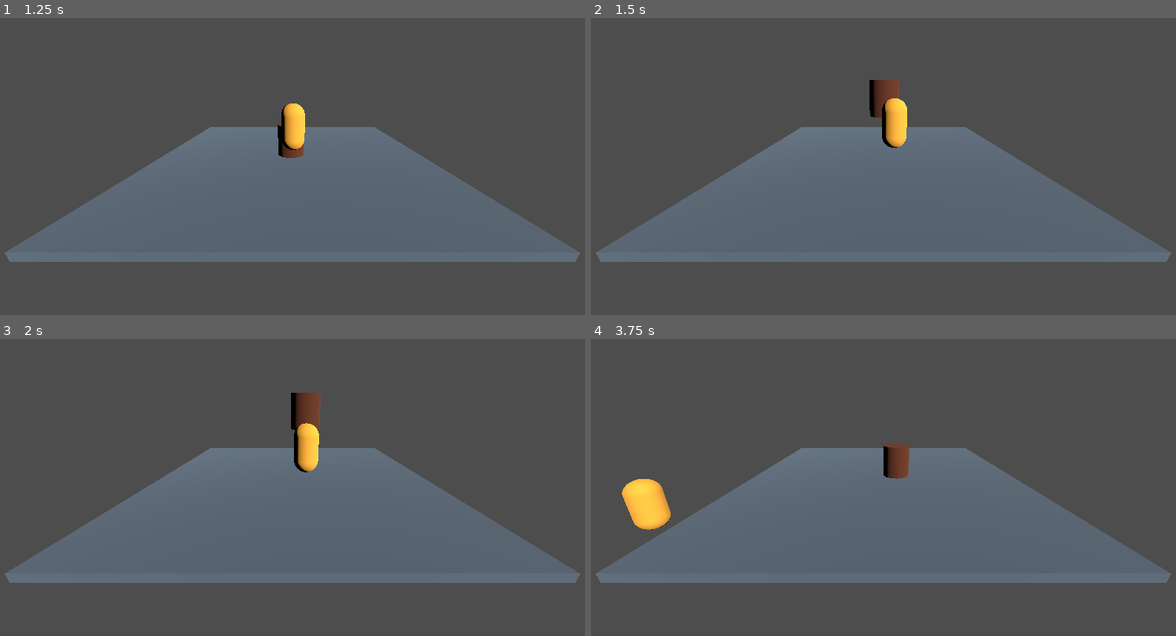
Above: before the commit, frames 1-4 (two rows, left to right).
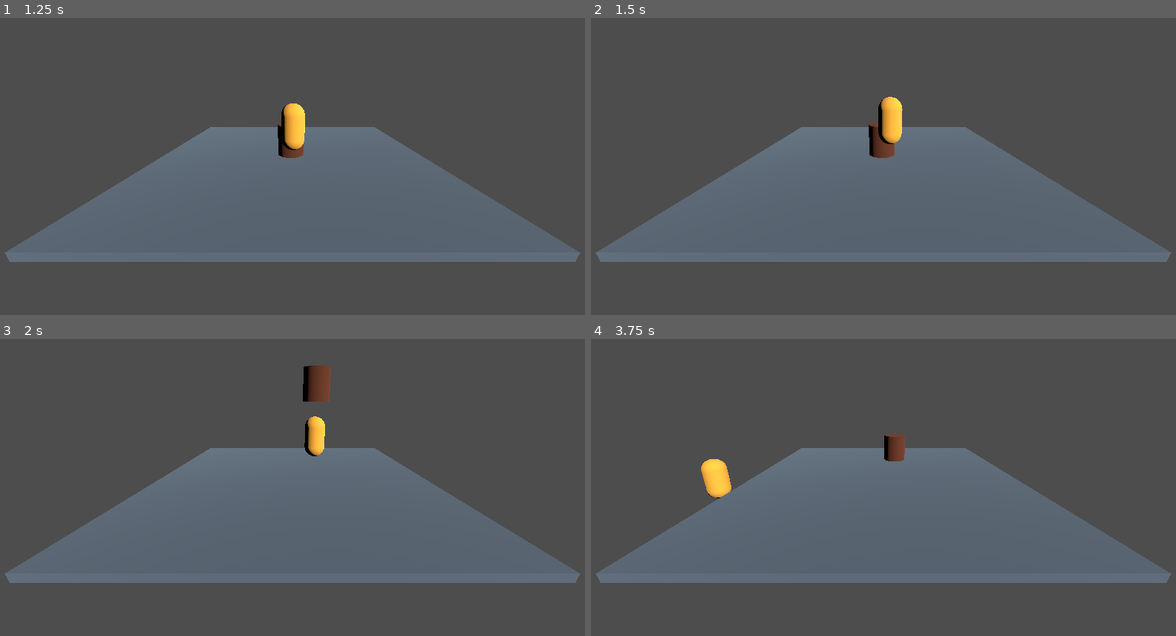
Above: after the commit, the same moments.

Repository: Delgado-dot/Cuy-Kombat
Game: Godot game, scene res://tests/objects/interactable_object_test.tscn
Two runs of this game, one before a commit and one after it. Both use one fixed random seed, a clock stepped at 60 frames per second and the inputs below. This scene is started directly instead of the project's main scene.
Inputs:
- Up to frame 1 (1.25 s): tap Enter at 0.5 s; hold W from 0.53 s (still down); hold Space from 0.53 s (still down); tap J at 0.6 s
- Up to frame 2 (1.5 s): keep holding W; release Space at 1.28 s; tap Space at 1.35 s
- Up to frame 3 (2 s): keep holding W; tap Space at 1.52, 1.82 s; tap J at 1.55 s
- Up to frame 4 (3.75 s): release W at 2.03 s; hold Space 2.03-2.78 s; hold A 2.03-3.53 s; tap J at 2.1, 3.05, 3.6 s; tap K at 2.85 s; tap Space at 3.02, 3.32 s; hold S from 3.53 s (still down); hold Space from 3.53 s (still down)

Frame 1 is identical in both runs. In frame 2, 1.2% of the frame differs, in the area x 47-55%, y 20-48%; in frame 3, 1.7%; in frame 4, 2.0%, in the area x 5-55%, y 31-65%.

Commit message:
refactor(objects): change pickup key to J

Diff:
--- a/scripts/player/player_controller.gd
+++ b/scripts/player/player_controller.gd
@@ -38,7 +38,7 @@
 	if not key_event.pressed or key_event.echo:
 		return
 
-	if key_event.keycode == KEY_SPACE:
+	if key_event.keycode == KEY_J:
 		_request_interaction()
 	elif key_event.keycode == KEY_K:
 		_request_throw()
